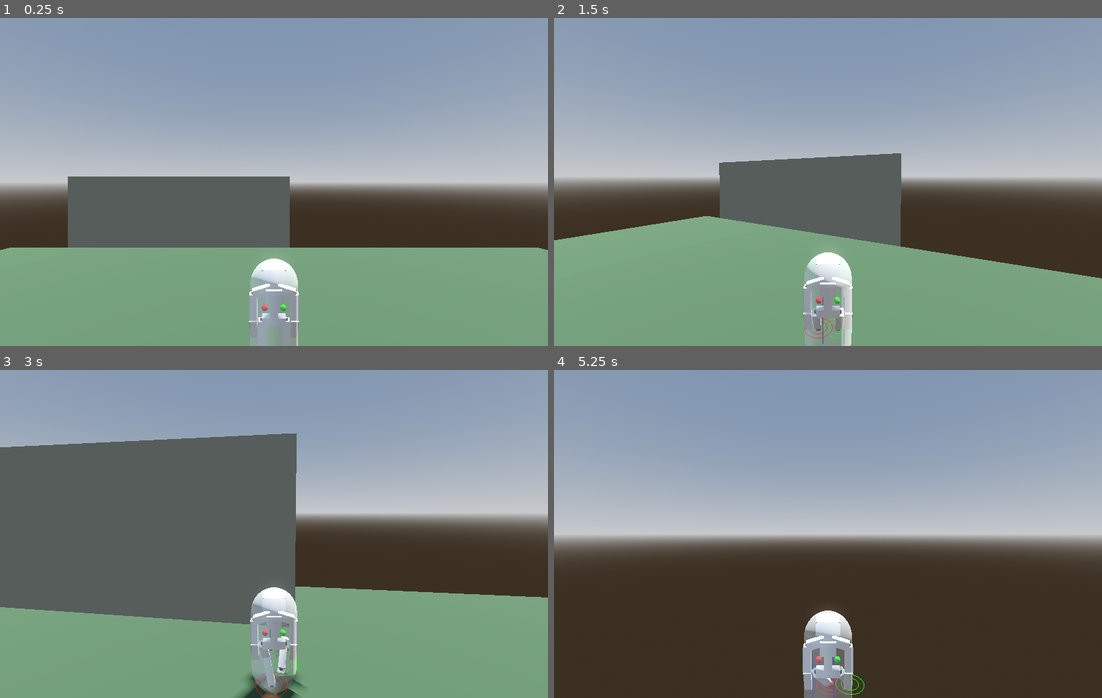
Above: before the commit, frames 1-4 (two rows, left to right).
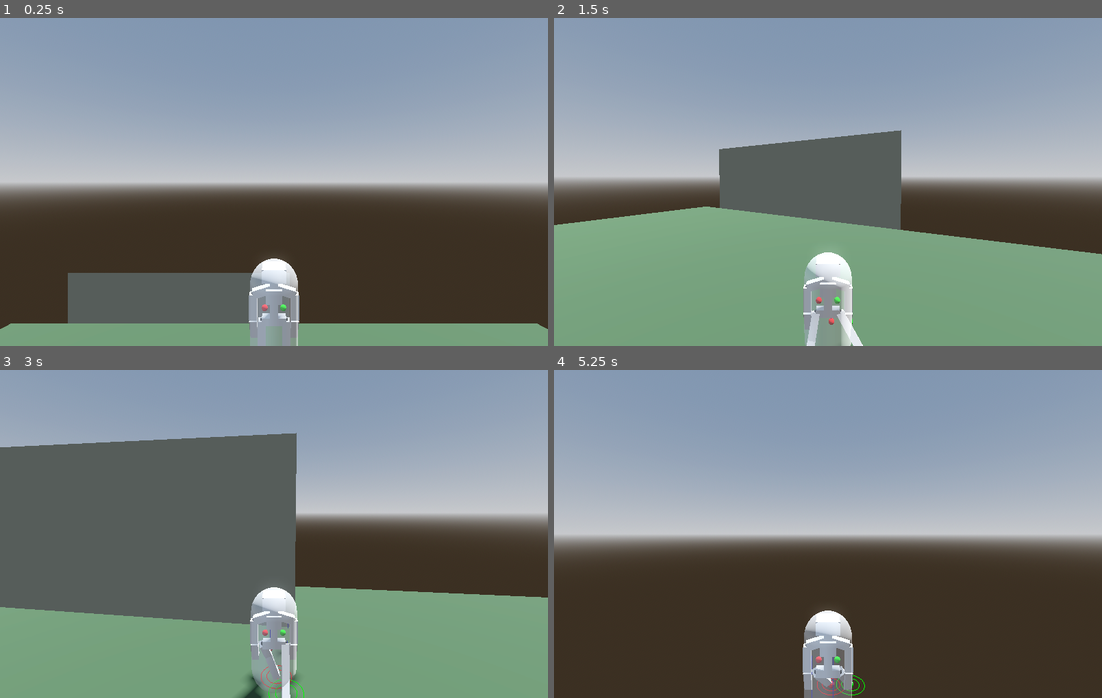
Above: after the commit, the same moments.

Repository: marcolatellafrias/character-parametric
Game: Godot game, scene res://Scenes/Demo.tscn
Same seed, same stepped clock (60 frames per second), same inputs: the game is played once before the commit and once after it.
Inputs (mouse positions are in pixels of both pictures, inside the frame that each line leads up to):
- Up to frame 1 (0.25 s): no input
- Up to frame 2 (1.5 s): move the mouse to (855, 182) at 0.52 s; hold E 0.53-1.28 s; hold W (move_forward) from 0.53 s (still down); tap Space (jump) at 0.77 s; move the mouse to (800, 182) at 1.27 s; tap Q at 1.35 s
- Up to frame 3 (3 s): keep holding W (move_forward); tap Space (jump) at 1.52 s; move the mouse to (284, 527) at 2.02 s; hold E 2.03-2.78 s; move the mouse to (268, 540) at 2.77 s; tap Q at 2.85 s
- Up to frame 4 (5.25 s): keep holding W (move_forward); tap Space (jump) at 3.02, 3.77, 4.52 s; move the mouse to (866, 537) at 3.52 s; hold E 3.53-4.28 s; move the mouse to (784, 530) at 4.27 s; tap Q at 4.35 s; move the mouse to (833, 534) at 5.02 s; hold E from 5.03 s (still down)

The runs differ from the first frame. In frame 1, 30% of the frame differs, in the area x 0-100%, y 48-95%; in frame 2, 7.1%; in frame 3, 0.6%; in frame 4, 0.1%.

Commit message:
Descripción del cambio (por ejemplo: agregar animación de salto)

Diff:
--- a/Scenes/Demo.tscn
+++ b/Scenes/Demo.tscn
@@ -119,6 +119,7 @@
 transform = Transform3D(1, 0, 0, 0, 1, 0, 0, 0, 1, 0, 2.2827277, -5.5539103)
 
 [node name="player_controller" type="CharacterBody3D" parent="player_root"]
+transform = Transform3D(1, 0, 0, 0, 1, 0, 0, 0, 1, 0, 4.3526645, 0)
 script = ExtResource("6_oilx1")
 
 [node name="CollisionShape3D" type="CollisionShape3D" parent="player_root/player_controller"]
--- a/scripts/bone_instantiator.gd
+++ b/scripts/bone_instantiator.gd
@@ -249,7 +249,7 @@
 const RAYCAST_MAX_OFFSET := 0.35        # meters; "up to a point"
 const RAYCAST_ACCEL_GAIN := 0.06        # meters per (m/s^2)
 const RAYCAST_VEL_GAIN   := 0.02        # meters per (m/s)  -> keeps offset while moving
-const RAYCAST_SMOOTH     := 10.0        # 1/sec; higher = snappier
+const RAYCAST_SMOOTH     := 8.0        # 1/sec; higher = snappier
 var _raycast_offset: Vector2 = Vector2.ZERO     # smoothed current offset (x,z)
 
 var _left_neutral_local: Vector3
--- a/scripts/ik_util.gd
+++ b/scripts/ik_util.gd
@@ -181,3 +181,112 @@
 
 static func _mark_stepping(n: Node, stepping: bool) -> void:
 	n.set_meta("stepping", stepping)
+
+
+# ---------------- BIPED IK ARBITER ----------------
+# Call this once per physics frame.
+# Notes:
+# - Left/Right "current" are your planted foot targets (the tweened ones).
+# - Left/Right "next" are the instantaneous raycast hits you already compute.
+# - `solve_leg_ik` is your solver. `_tween_foot_to` / _is_stepping are the ones you posted.
+
+static func update_biped_center_gate(
+	char: CharacterBody3D,
+	left_raycast: RayCast3D, left_next: Node3D, left_current: Node3D,
+	right_raycast: RayCast3D, right_next: Node3D, right_current: Node3D,
+	upperL: CustomBone, lowerL: CustomBone, poleL: Node3D,
+	upperR: CustomBone, lowerR: CustomBone, poleR: Node3D,
+	avg_start_radius: float,         # when avg(feet) is farther than this -> request a step
+	avg_release_radius: float,       # when avg(feet) comes back within this -> release the gate (hysteresis)
+	per_foot_trigger_radius: float,  # foot must be at least this far from its next hit to justify stepping
+	step_height: float,
+	step_speed: float,
+	cooldown_s: float = 0.08
+) -> void:
+	# 1) Update both raycasts -> next targets
+	left_raycast.force_raycast_update()
+	right_raycast.force_raycast_update()
+
+	if left_raycast.is_colliding():
+		left_next.global_position = left_raycast.get_collision_point()
+	if right_raycast.is_colliding():
+		right_next.global_position = right_raycast.get_collision_point()
+
+
+
+	var body_xz := xz(char.global_position)
+	var lc_xz   := xz(left_current.global_position)
+	var rc_xz   := xz(right_current.global_position)
+	var ln_xz   := xz(left_next.global_position)
+	var rn_xz   := xz(right_next.global_position)
+
+	# Center of planted feet
+	var center_xz := (lc_xz + rc_xz) * 0.5
+	var center_dev := center_xz.distance_to(body_xz)
+
+	# 3) Hysteresis gate stored on the character
+	var gate_active := bool(char.get_meta("avg_gate_active")) if char.has_meta("avg_gate_active") else false
+	if not gate_active and center_dev > avg_start_radius:
+		gate_active = true
+	elif gate_active and center_dev < avg_release_radius:
+		gate_active = false
+	char.set_meta("avg_gate_active", gate_active)
+
+	# 4) Simple global cooldown so steps don't chain too tightly
+	var now_frames := Engine.get_physics_frames()
+	var tps := float(Engine.get_physics_ticks_per_second())
+	var cd_frames := int(ceil(cooldown_s * tps))
+	var next_ok_frame := int(char.get_meta("next_step_ok_frame")) if char.has_meta("next_step_ok_frame") else 0
+	var cooldown_ok := now_frames >= next_ok_frame
+
+	# 5) Decide if we should step and which foot
+	var left_stepping := _is_stepping(left_current)
+	var right_stepping := _is_stepping(right_current)
+
+	if gate_active and cooldown_ok and not left_stepping and not right_stepping:
+		# distances of each planted foot to the body
+		var dl := lc_xz.distance_to(body_xz)
+		var dr := rc_xz.distance_to(body_xz)
+
+		# also require that the selected foot has a meaningful delta to its next target
+		var left_move_dist  := lc_xz.distance_to(ln_xz)
+		var right_move_dist := rc_xz.distance_to(rn_xz)
+
+		var pick_left := false
+		if dl > dr:
+			pick_left = left_move_dist > per_foot_trigger_radius
+		else:
+			pick_left = false
+			if right_move_dist <= per_foot_trigger_radius and left_move_dist > per_foot_trigger_radius:
+				pick_left = true
+
+		if pick_left or right_move_dist <= per_foot_trigger_radius:
+			# If both small, do nothing this frame (prevents micro steps)
+			pass
+		else:
+			# 6) Launch the step tween for the chosen foot
+			if pick_left:
+				var dist := left_current.global_position.distance_to(left_next.global_position)
+				var dur : float = clamp(dist / step_speed, 0.06, 0.25)
+				_tween_foot_to(left_current, left_current.global_position, left_next.global_position, dur, step_height)
+				char.set_meta("next_step_ok_frame", now_frames + cd_frames)
+				char.set_meta("last_stepped", "L")
+			else:
+				var dist := right_current.global_position.distance_to(right_next.global_position)
+				var dur : float = clamp(dist / step_speed, 0.06, 0.25)
+				_tween_foot_to(right_current, right_current.global_position, right_next.global_position, dur, step_height)
+				char.set_meta("next_step_ok_frame", now_frames + cd_frames)
+				char.set_meta("last_stepped", "R")
+
+	# 7) If a raycast loses ground, snap only when not mid-step (your behavior)
+	if not left_raycast.is_colliding() and not _is_stepping(left_current):
+		_tween_foot_to(left_current, left_current.global_position, left_next.global_position, 0.0, step_height)
+	if not right_raycast.is_colliding() and not _is_stepping(right_current):
+		_tween_foot_to(right_current, right_current.global_position, right_next.global_position, 0.0, step_height)
+
+	# 8) Solve IK for both legs to the *planted* targets
+	solve_leg_ik(upperL, lowerL, left_current.global_position, poleL.global_position)
+	solve_leg_ik(upperR, lowerR, right_current.global_position, poleR.global_position)
+
+		# 2) Compute XZ helpers
+static func xz(v: Vector3) -> Vector2: return Vector2(v.x, v.z)
